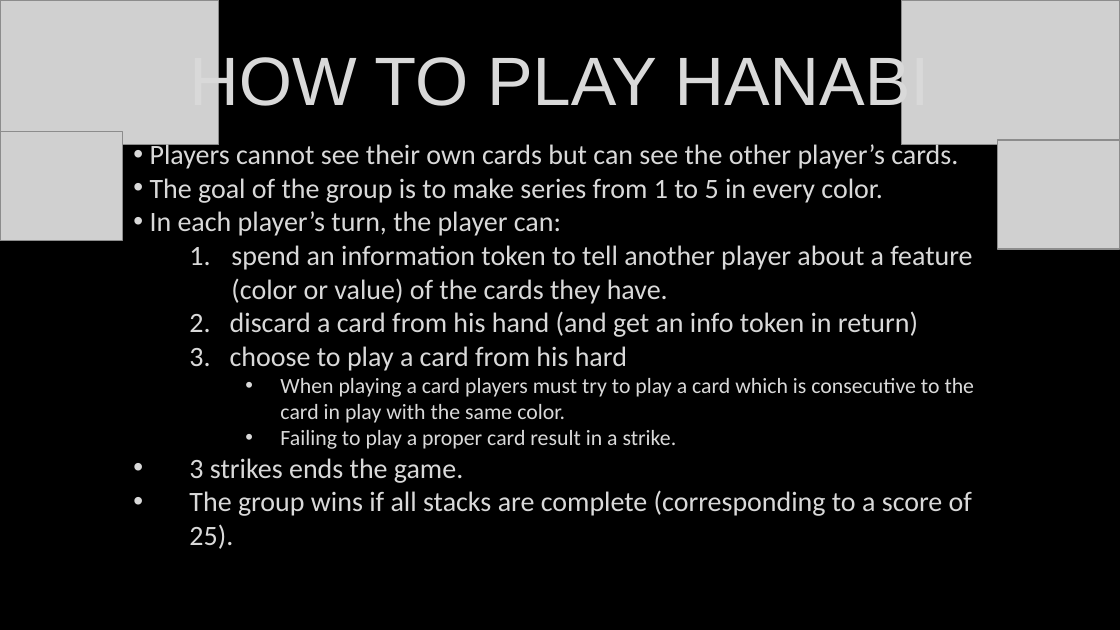
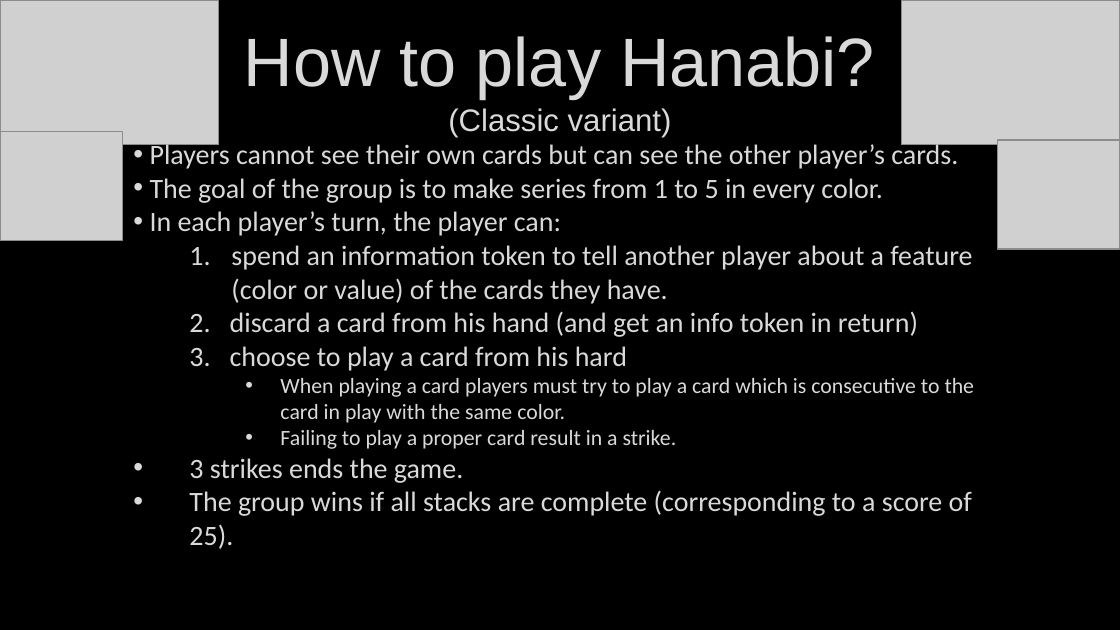
Before and after one commit to Untzi/ec_hanabi, a slide deck: slide 4 of hanabi (1).pptx (slide 3 before the commit). Drawn at 1120x630 pixels with LibreOffice and Linux fonts; fonts in the diff are those of the drawing; grey boxes stand for pictures. Boxes give left, top, right and bottom in pixels: in the first picture for what was removed or moved away, otherwise in the second. Text is boxed around its words. In the diff, an @@ line names an element or a change of style, - is before the commit and + after.

```diff
--- a/hanabi (1).pptx
+++ b/hanabi (1).pptx
@@ title at [244,36,875,137]: text changed @@
-HOW TO PLAY HANABI
+How to play Hanabi?
+(Classic variant)
```
Also in this commit, not shown: 8 other slides changed, 4 slides added.
